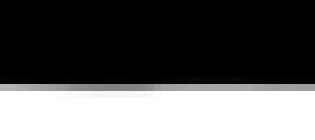
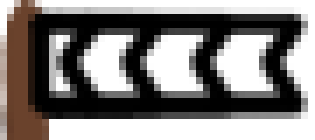
Layers edited between the first and the second 315 x 140 image:
removed layer "Layer 6" over [0, 0, 315, 98]
added layer "Layer 1 copy 2" above "Layer 1 copy 4" over [0, 0, 105, 140]
added layer "Layer 1 copy 4" above "Layer 1 copy 3" over [0, 0, 168, 140]
added layer "Layer 1 copy 3" above "Layer 1 copy" over [0, 0, 238, 140]
added layer "Layer 1 copy" above "Layer 1" over [0, 0, 308, 140]
removed layer "Layer 7" over [0, 0, 315, 140]
